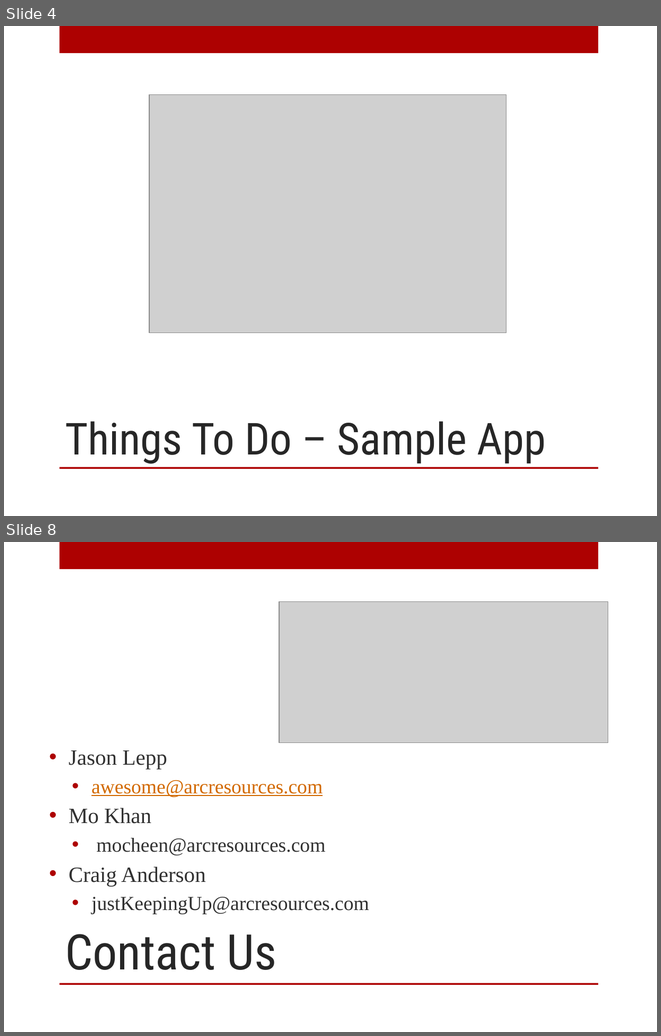
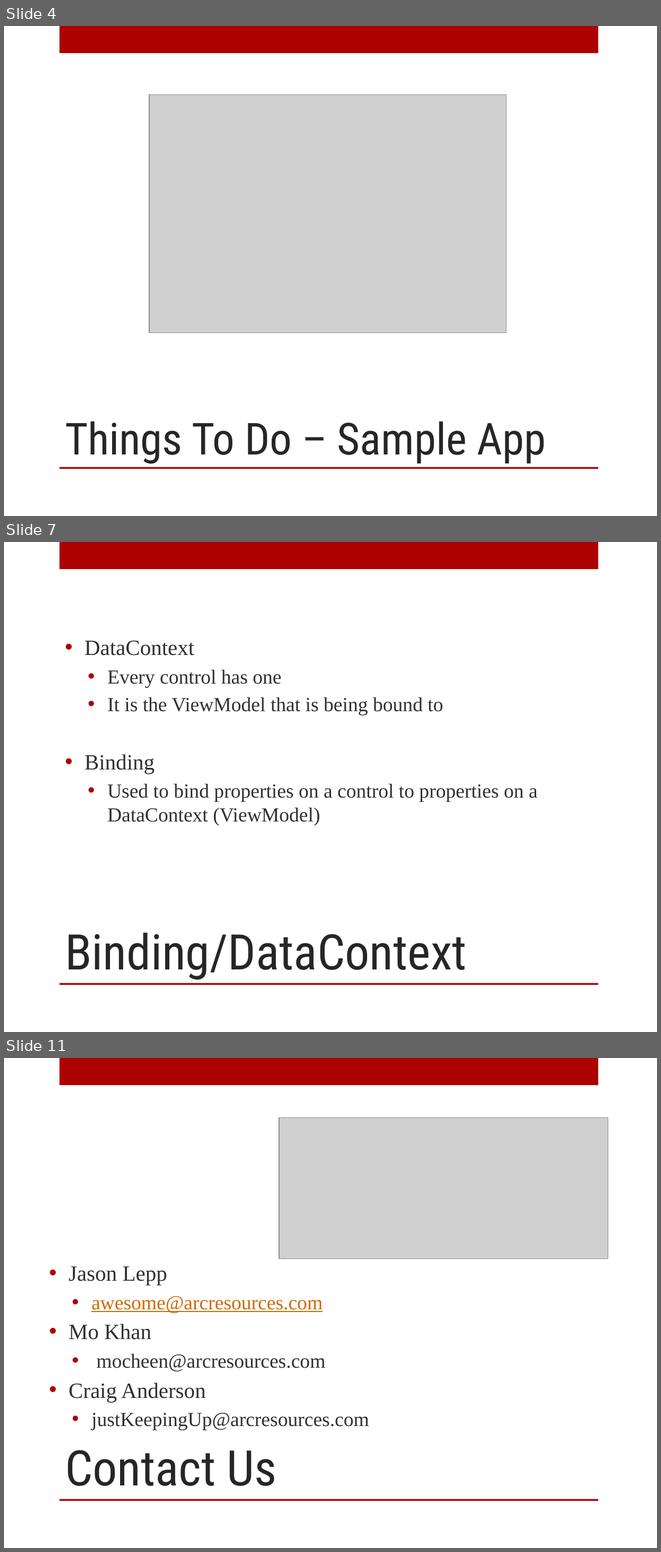
Before and after one commit to arcresources/MVPtoMVVM, a slide deck: docs/MVP to MVVM.pptx. Shown one above the other, each under a label of ours: slides 4 and 8 before the commit, slides 4, 7 and 11 after it; the slides between them are not shown. The pictures are 661x1036 and 661x1552 pixels, drawn with LibreOffice and Linux fonts; fonts in the diff are those of the drawing; grey boxes stand for pictures; background and template pictures are left out. Boxes give left, top, right and bottom in pixels: in the first picture for what was removed or moved away, otherwise in the second. Text is boxed around its words. In the diff, an @@ line names an element or a change of style, - is before the commit and + after.

```diff
--- a/docs/MVP to MVVM.pptx
+++ b/docs/MVP to MVVM.pptx
@@ slide 7 added at <box>4,542,657,1032</box>, background picture (left out); not listed: 2 template elements that a slide beside it also shows @@
@@ text added at <box>85,641,538,826</box>, 22 pt, text #303030 @@
+• DataContext
+  • Every control has one
+  • It is the ViewModel that is being bound to
+• Binding
+  • Used to bind properties on a control to properties on a DataContext (ViewModel)
@@ title added at <box>65,932,467,980</box>, 54 pt, text #262626 @@
+Binding/DataContext
@@ what was slide 8 is now slide 11 @@
```
Also in this commit, not shown: 4 slides changed, 2 other slides added.
